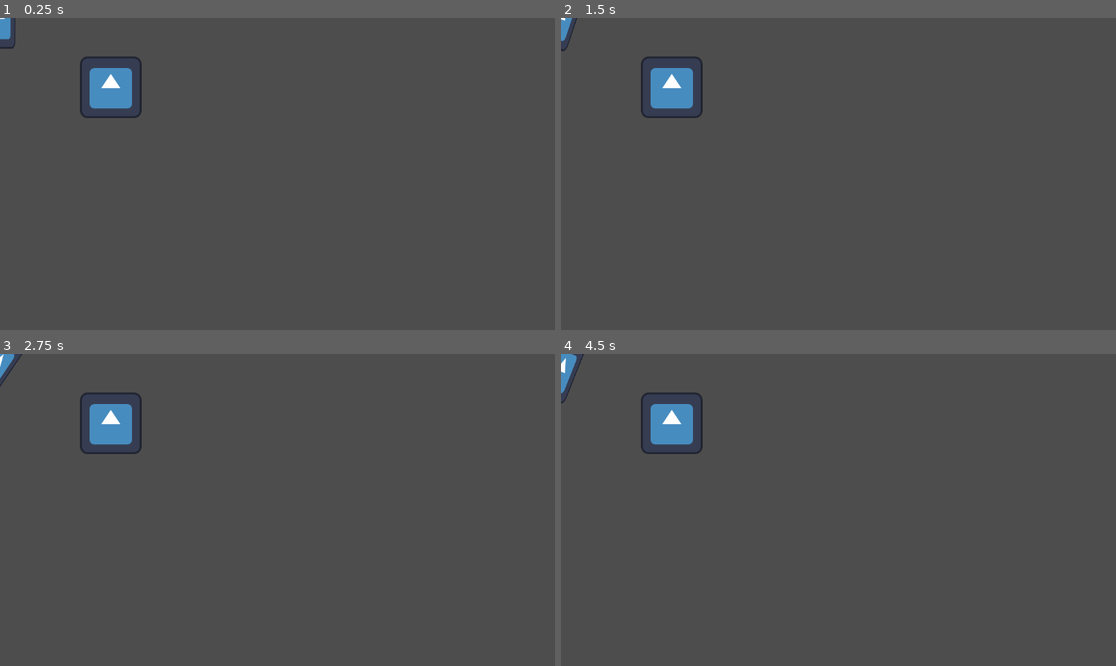
Above: before the commit, frames 1-4 (two rows, left to right).
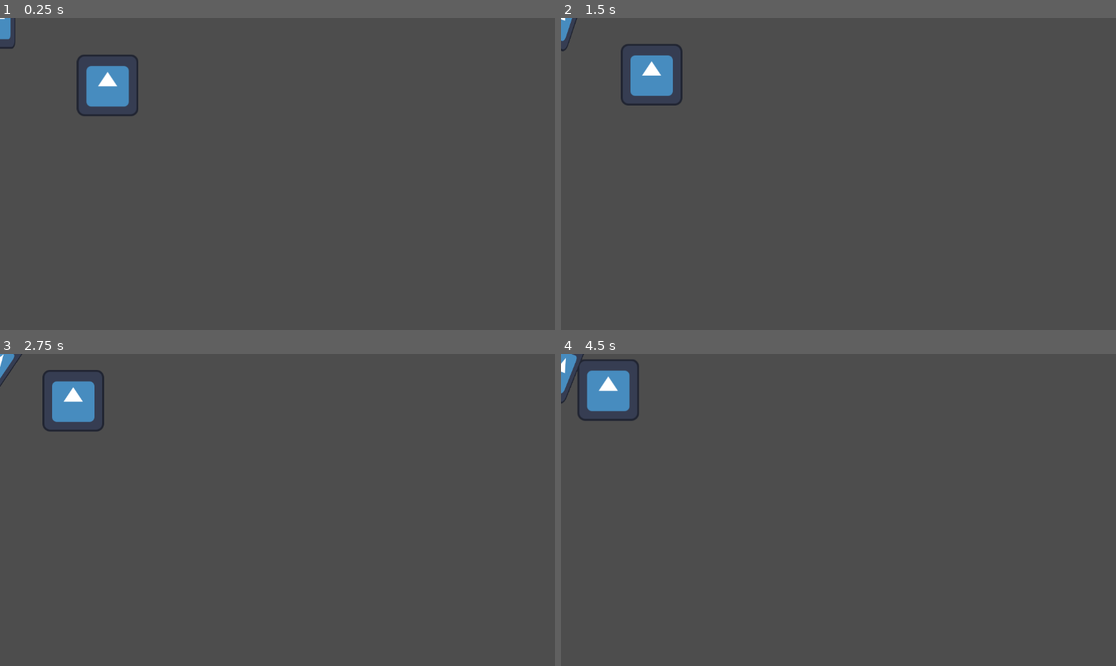
Above: after the commit, the same moments.

Repository: einmar/MalmoGameJam
Game: Godot game, scene res://scenes/sandbox/sasa_sandbox.tscn
The game is run twice, just before and just after one commit, with the same random seed, the same clock (stepped at 60 frames per second) and the same inputs. The engine's default icon, where the game draws it, is replaced by a stand-in: a white triangle on a blue panel in a dark square.
Inputs:
- Up to frame 1 (0.25 s): no input
- Up to frame 2 (1.5 s): hold D (player1_right) 0.53-1.28 s; hold S (player1_down) from 1.28 s (still down)
- Up to frame 3 (2.75 s): release S (player1_down) at 2.03 s; hold D (player1_right) from 2.03 s (still down)
- Up to frame 4 (4.5 s): release D (player1_right) at 2.78 s; hold W (player1_up) 2.78-3.53 s; hold A (player1_left) from 3.53 s (still down)

The runs differ from the first frame. In frame 1, 0.8% of the frame differs, in the area x 13-26%, y 11-33%; in frame 2, 1.7%; in frame 3, 2.4%; in frame 4, 2.6%, in the area x 3-26%, y 1-33%.
Error before the commit: Parse Error: Unexpected "Indent" in class body. (res://systems/game_manager.gd:11)

Commit message:
avlusade koden

Diff:
--- a/systems/game_manager.gd
+++ b/systems/game_manager.gd
@@ -7,7 +7,7 @@
 func add(key: String, value):
 	references[key] = value
 
-func remove(key: String):s
+func remove(key: String):
 	if references.has(key):
 		references.erase(key)
 		return true
